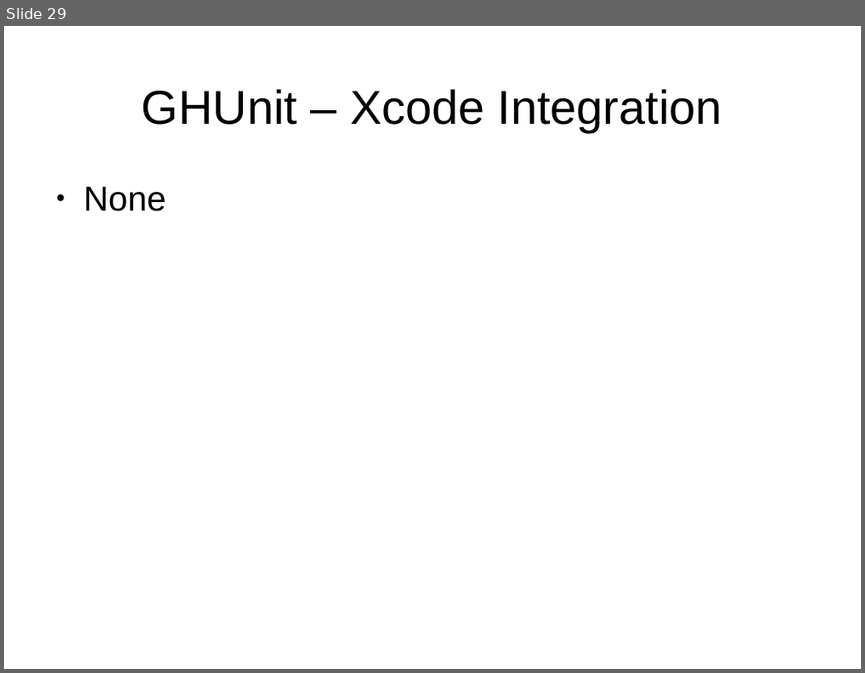
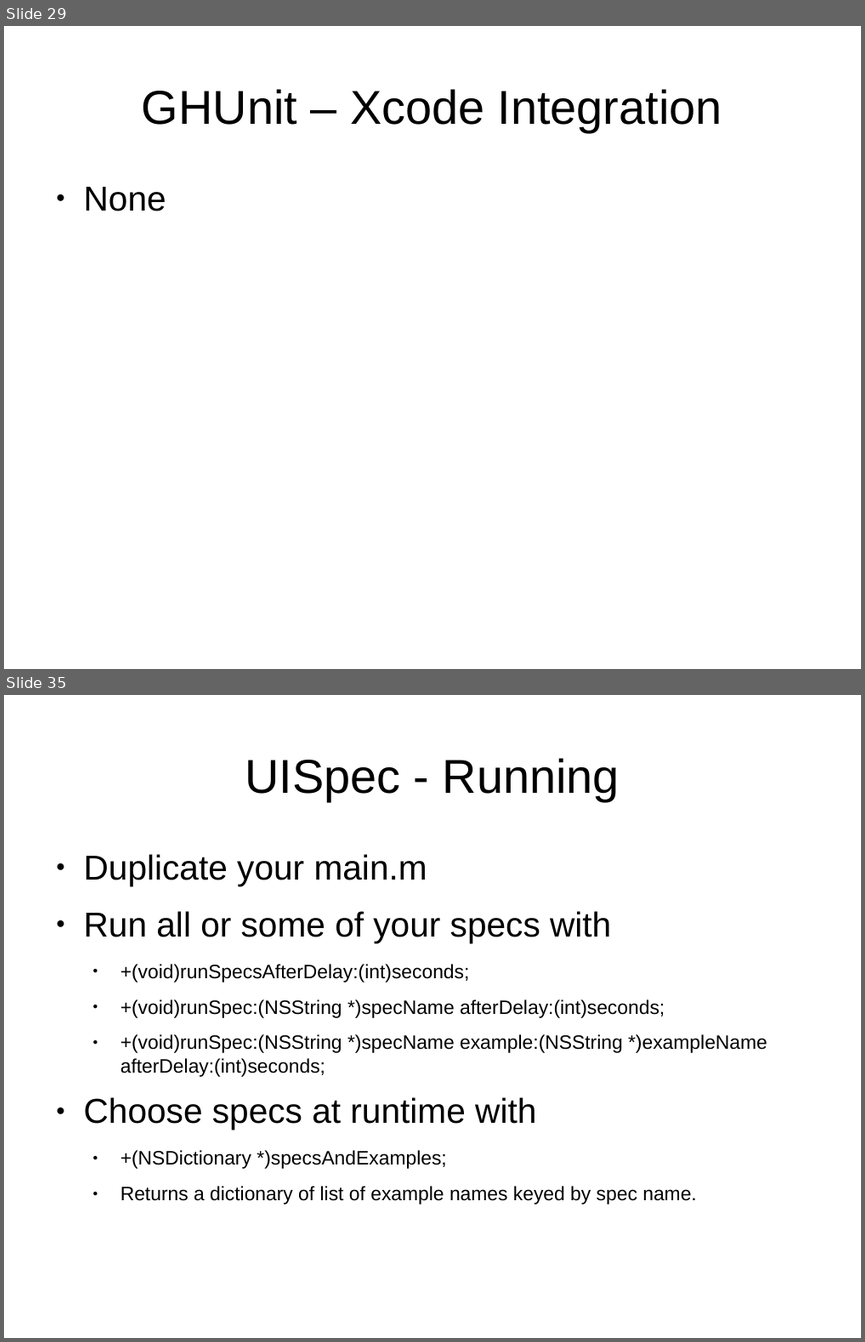
Before and after one commit to StlMobileDev/iPhone-Testing, a slide deck: Testing-Testing-iOS.odp. Shown one above the other, each under a label of ours: slide 29 before the commit, slides 29 and 35 after it; the slides between them are not shown. The pictures are 865x673 and 865x1342 pixels, drawn with LibreOffice and Linux fonts; fonts in the diff are those of the drawing. Boxes give left, top, right and bottom in pixels: in the first picture for what was removed or moved away, otherwise in the second. Text is boxed around its words. In the diff, an @@ line names an element or a change of style, - is before the commit and + after.

Commit message:
Updated with UISpec

```diff
--- a/Testing-Testing-iOS.odp
+++ b/Testing-Testing-iOS.odp
@@ slide 35 added at <box>4,695,861,1338</box>, background #FFFFFF @@
@@ title added at <box>245,758,619,801</box>, 44 pt, text #000000 @@
+UISpec - Running
@@ text added at <box>84,854,767,1204</box>, 18 pt, text #000000 @@
+● Duplicate your main.m
+● Run all or some of your specs with
+  ● +(void)runSpecsAfterDelay:(int)seconds;
+  ● +(void)runSpec:(NSString *)specName afterDelay:(int)seconds;
+  ● +(void)runSpec:(NSString *)specName example:(NSString *)exampleName afterDelay:(int)seconds;
+● Choose specs at runtime with
+  ● +(NSDictionary *)specsAndExamples;
+  ● Returns a dictionary of list of example names keyed by spec name.
```
Also in this commit, not shown: 5 slides changed, 8 other slides added, 1 other file.
